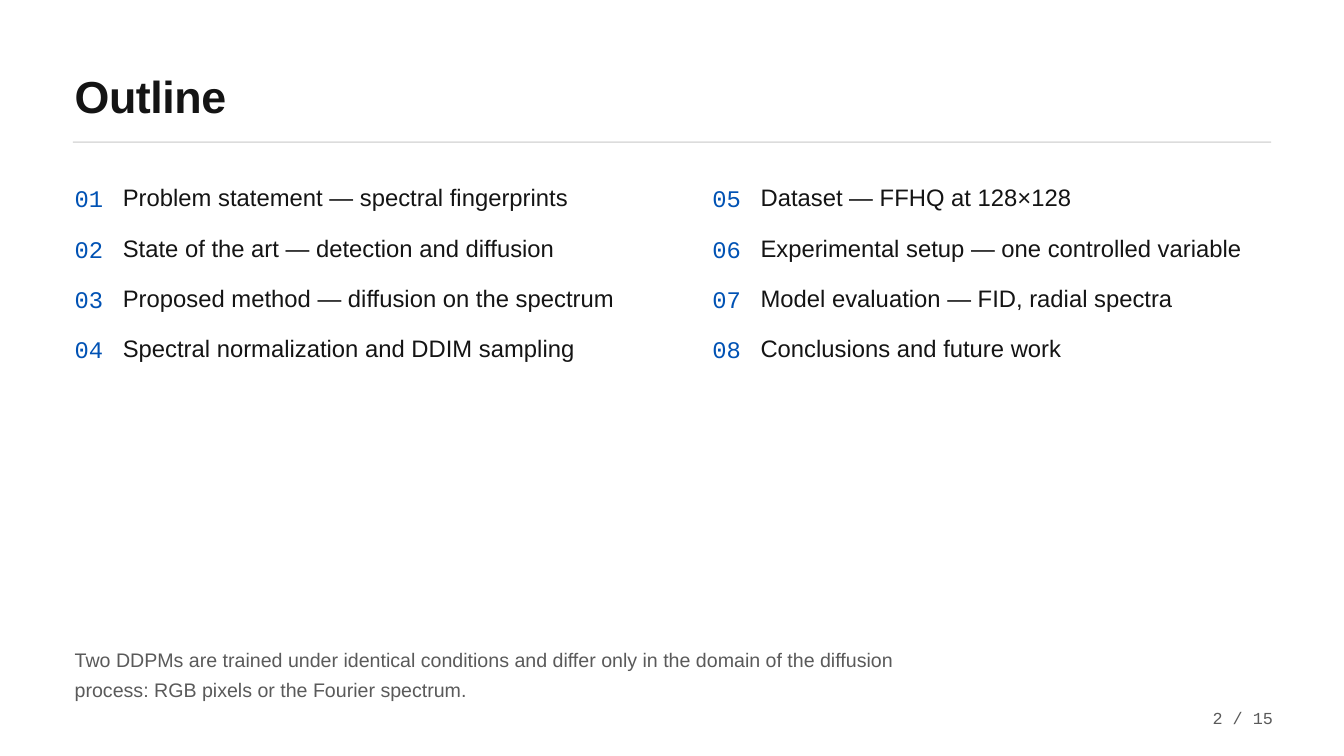
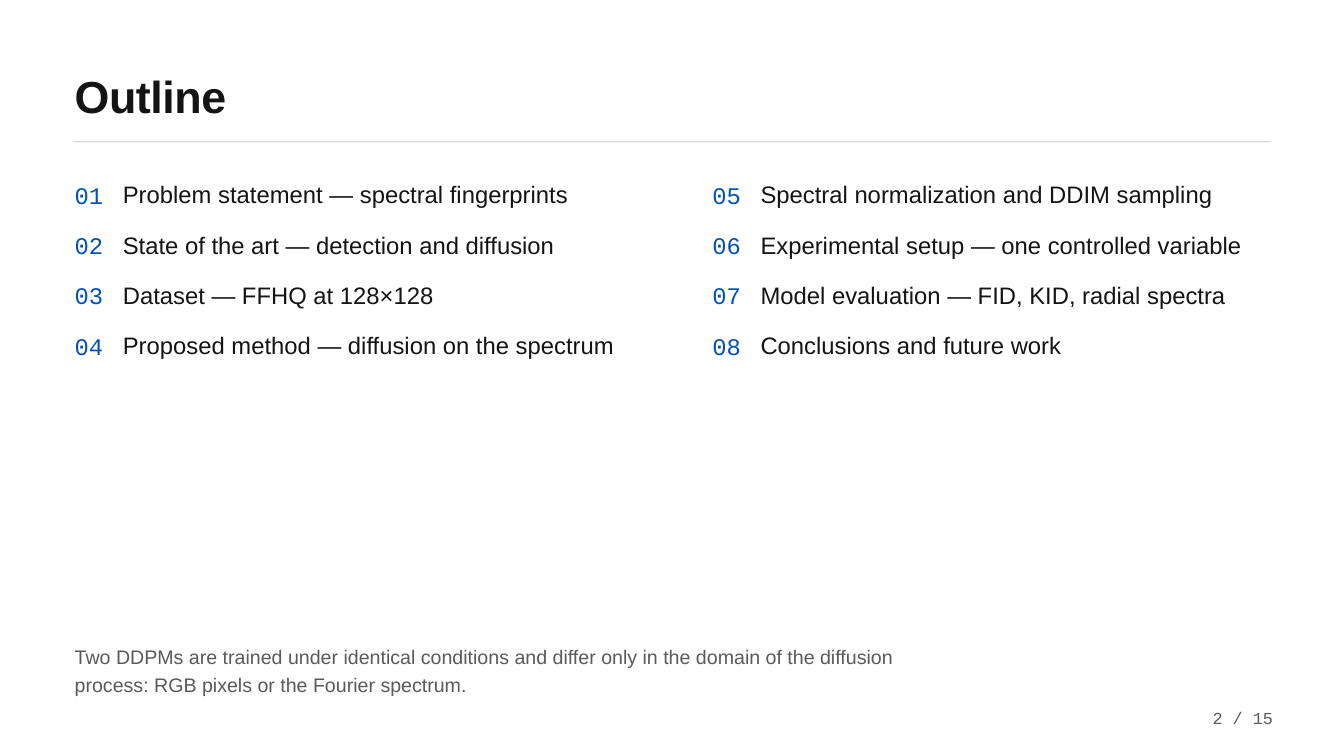
Before and after one commit to CiccioNos/cv-project6, a slide deck: slide 2 of Presentazione_Computer_Vision.pptx. Drawn at 1344x756 pixels with LibreOffice and Linux fonts; fonts in the diff are those of the drawing. Boxes give left, top, right and bottom in pixels: in the first picture for what was removed or moved away, otherwise in the second. Text is boxed around its words. In the diff, an @@ line names an element or a change of style, - is before the commit and + after.

```diff
--- a/Presentazione_Computer_Vision.pptx
+++ b/Presentazione_Computer_Vision.pptx
@@ line spacing 1.18 to 1.08 in 7 elements at (123, 185, 568, 208), (123, 236, 554, 255), (761, 236, 1241, 259), (761, 336, 1061, 355), (123, 336, 614, 359), (123, 287, 433, 309), (761, 185, 1212, 208) @@
@@ text "Spectral normalization and DDIM sampling": place and size @@
-text "Spectral normalization and DDIM sampling" at (123, 339, 574, 362)
+text "Spectral normalization and DDIM sampling" at (761, 185, 1212, 208)
@@ text "Dataset — FFHQ at 128×128": place and size @@
-text "Dataset — FFHQ at 128×128" at (761, 189, 1071, 211)
+text "Dataset — FFHQ at 128×128" at (123, 287, 433, 309)
@@ text at (761, 286, 1225, 309): text changed @@
-Model evaluation — FID, radial spectra
+Model evaluation — FID, KID, radial spectra
@@ text "Proposed method — diffusion on ...": place and size @@
-text "Proposed method — diffusion on ..." at (123, 289, 614, 312)
+text "Proposed method — diffusion on ..." at (123, 336, 614, 359)
@@ line spacing 1.21 to 1.09 in 8 elements at (75, 188, 104, 205), (712, 188, 741, 205), (75, 238, 104, 255), (712, 238, 741, 255), (75, 288, 104, 305), (712, 288, 741, 305), (75, 339, 104, 356), (712, 339, 741, 356) @@
@@ text "Two DDPMs are trained under ..." at (75, 650, 893, 696): line spacing 1.31 to 1.19 @@
```
Also in this commit, not shown: 12 other slides changed, 2 slides added, 2 slides removed, 2 other files.
